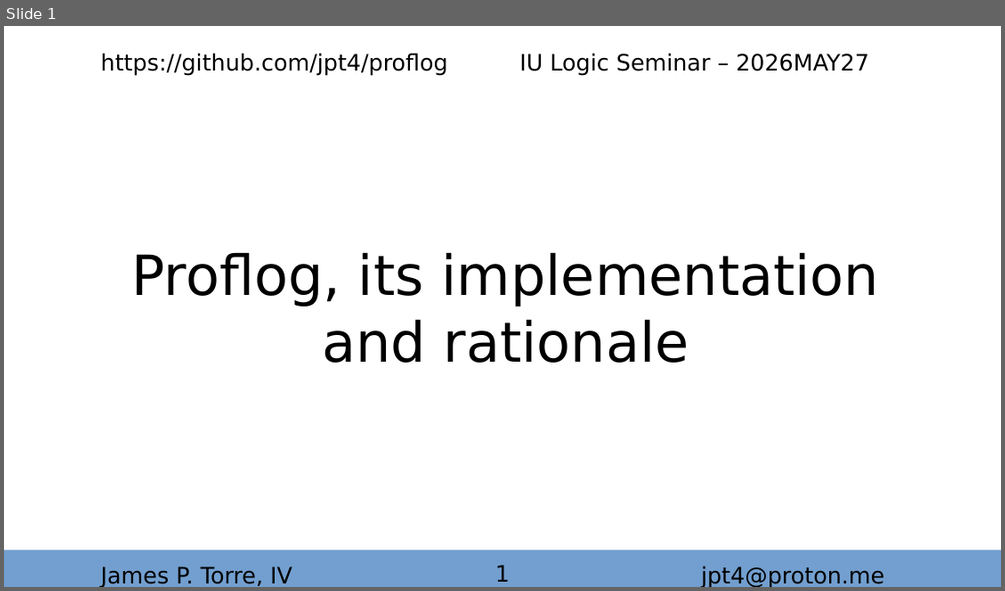
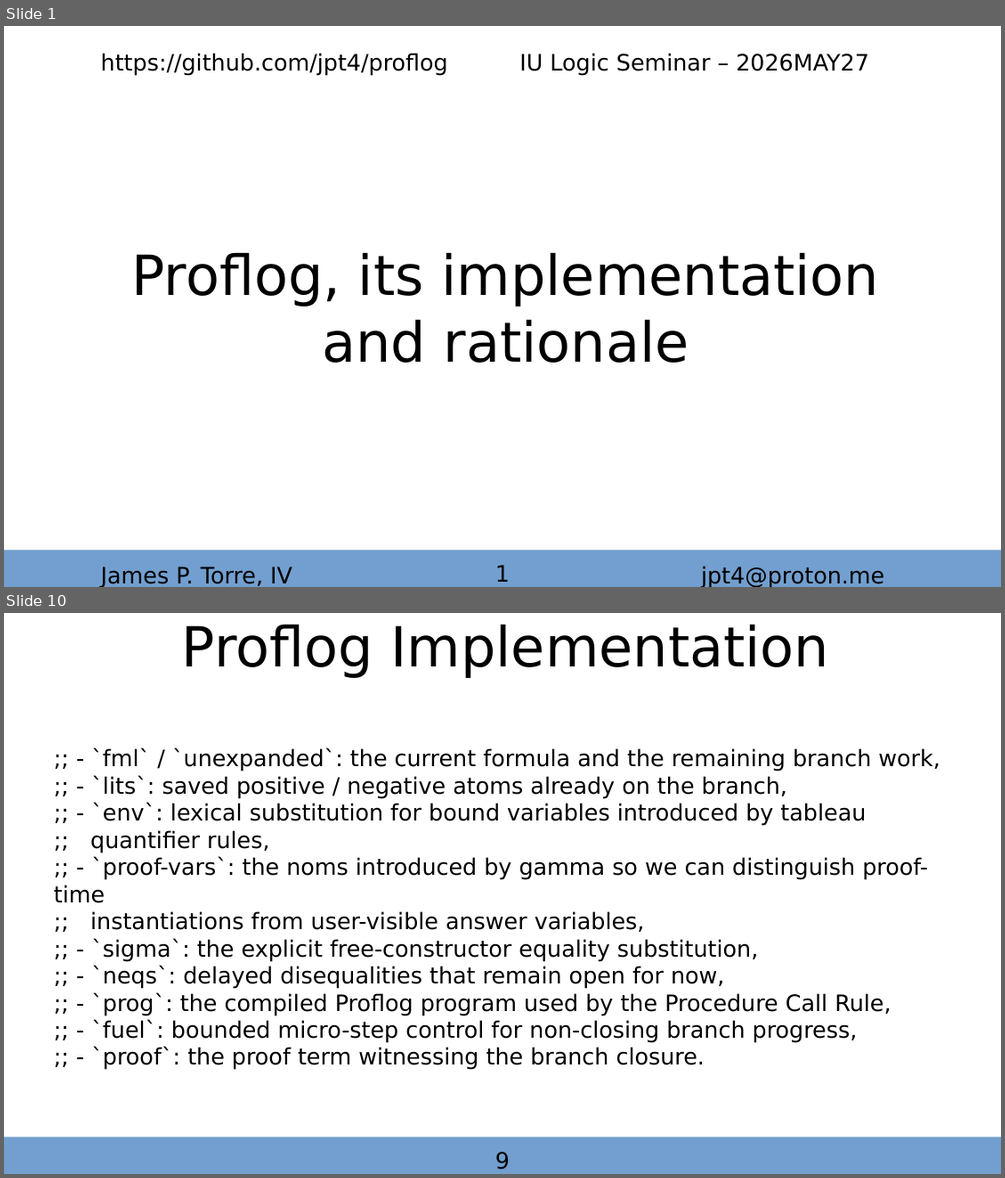
Before and after one commit to autarkenterprises/proflog, a slide deck: iuls2026/20260527_iu_logic_seminar.odp. Shown one above the other, each under a label of ours: slide 1 before the commit, slides 1 and 10 after it; the slides between them are not shown. The pictures are 1005x591 and 1005x1178 pixels, drawn with LibreOffice and Linux fonts; fonts in the diff are those of the drawing. Boxes give left, top, right and bottom in pixels: in the first picture for what was removed or moved away, otherwise in the second. Text is boxed around its words. In the diff, an @@ line names an element or a change of style, - is before the commit and + after.

```diff
--- a/iuls2026/20260527_iu_logic_seminar.odp
+++ b/iuls2026/20260527_iu_logic_seminar.odp
@@ slide 10 added at box(4, 613, 1001, 1174), background #FFFFFF @@
@@ text added at box(182, 624, 829, 678), 44 pt, text #000000 @@
+Proflog Implementation
@@ subtitle added at box(54, 748, 939, 1070), 18 pt, text #000000 @@
+;; - `fml` / `unexpanded`: the current formula and the remaining branch work,
+;; - `lits`: saved positive / negative atoms already on the branch,
+;; - `env`: lexical substitution for bound variables introduced by tableau
+;; quantifier rules,
+;; - `proof-vars`: the noms introduced by gamma so we can distinguish proof-time
+;; instantiations from user-visible answer variables,
+;; - `sigma`: the explicit free-constructor equality substitution,
+;; - `neqs`: delayed disequalities that remain open for now,
+;; - `prog`: the compiled Proflog program used by the Procedure Call Rule,
+;; - `fuel`: bounded micro-step control for non-closing branch progress,
+;; - `proof`: the proof term witnessing the branch closure.
@@ rectangle added at box(4, 1136, 1001, 1174), fill #729FCF @@
@@ text added at box(495, 1151, 510, 1169), 18 pt, text #000000 @@
+9
```
Also in this commit, not shown: 3 slides changed, 10 other slides added, 14 slides removed, 1 other file.
